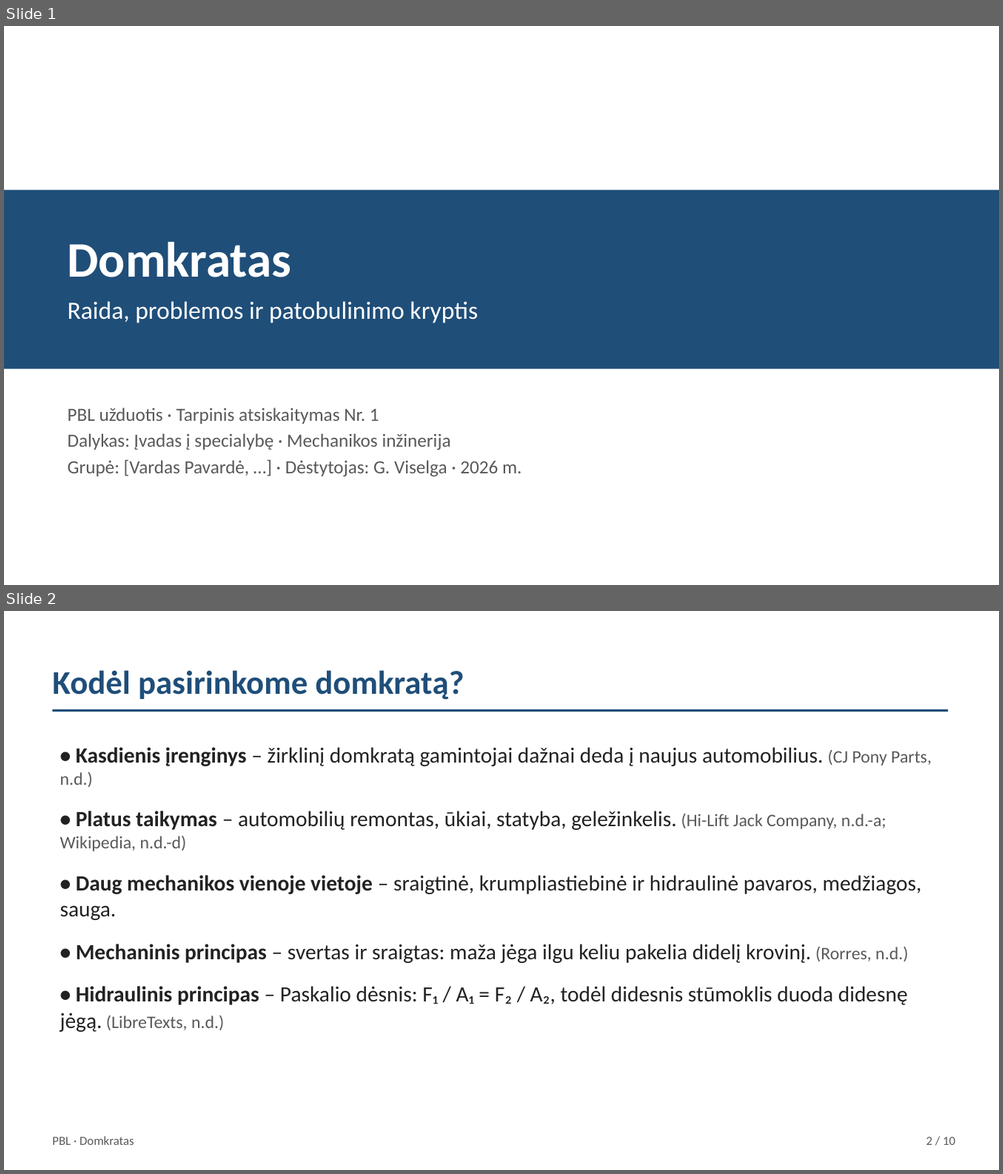
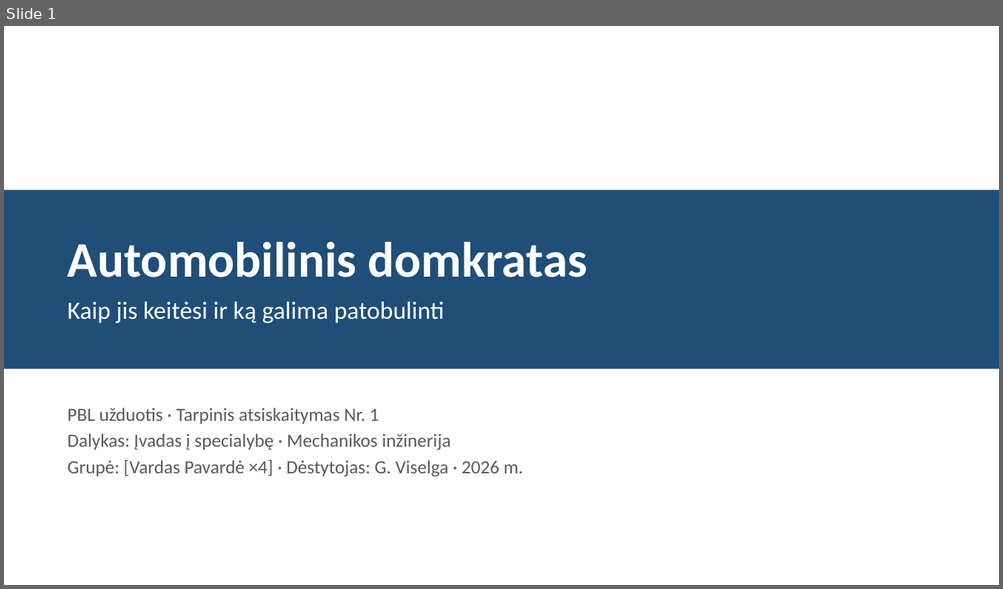
Before and after one commit to Goblinukas-beep/Ye, a slide deck: domkratas-ta1/domkratas-ta1.pptx. Shown one above the other, each under a label of ours: slides 1 and 2 before the commit, slide 1 after it. The pictures are 1003x1174 and 1003x589 pixels, drawn with LibreOffice and Linux fonts; fonts in the diff are those of the drawing. Boxes give left, top, right and bottom in pixels: in the first picture for what was removed or moved away, otherwise in the second. Text is boxed around its words. In the diff, an @@ line names an element or a change of style, - is before the commit and + after.

```diff
--- a/domkratas-ta1/domkratas-ta1.pptx
+++ b/domkratas-ta1/domkratas-ta1.pptx
@@ slide 2 removed at (4, 611, 999, 1170), background #FFFFFF @@
@@ text removed at (52, 670, 464, 700) @@
-Kodėl pasirinkome domkratą?
@@ rectangle removed at (53, 709, 948, 712) @@
@@ text removed at (60, 747, 931, 1032) @@
-• Kasdienis įrenginys – žirklinį domkratą gamintojai dažnai deda į naujus automobilius. (CJ Pony Parts, n.d.)
-• Platus taikymas – automobilių remontas, ūkiai, statyba, geležinkelis. (Hi-Lift Jack Company, n.d.-a; Wikipedia, n.d.-d)
-• Daug mechanikos vienoje vietoje – sraigtinė, krumpliastiebinė ir hidraulinė pavaros, medžiagos, sauga.
-• Mechaninis principas – svertas ir sraigtas: maža jėga ilgu keliu pakelia didelį krovinį. (Rorres, n.d.)
-• Hidraulinis principas – Paskalio dėsnis: F₁ / A₁ = F₂ / A₂, todėl didesnis stūmoklis duoda didesnę jėgą. (LibreTexts, n.d.)
@@ text removed at (52, 1136, 134, 1145) @@
-PBL · Domkratas
@@ text removed at (926, 1137, 955, 1145) @@
-2 / 10
@@ slide 1 changed as well @@
@@ text at (68, 242, 587, 278): text changed @@
-Domkratas
+Automobilinis domkratas
@@ text at (68, 301, 444, 323): text changed @@
-Raida, problemos ir patobulinimo kryptis
+Kaip jis keitėsi ir ką galima patobulinti
@@ text at (68, 460, 523, 477): text changed @@
-Grupė: [Vardas Pavardė, …] · Dėstytojas: G. Viselga · 2026 m.
+Grupė: [Vardas Pavardė ×4] · Dėstytojas: G. Viselga · 2026 m.
```
Also in this commit, not shown: 2 other slides changed, 9 slides added, 6 other slides removed, 8 other files.
